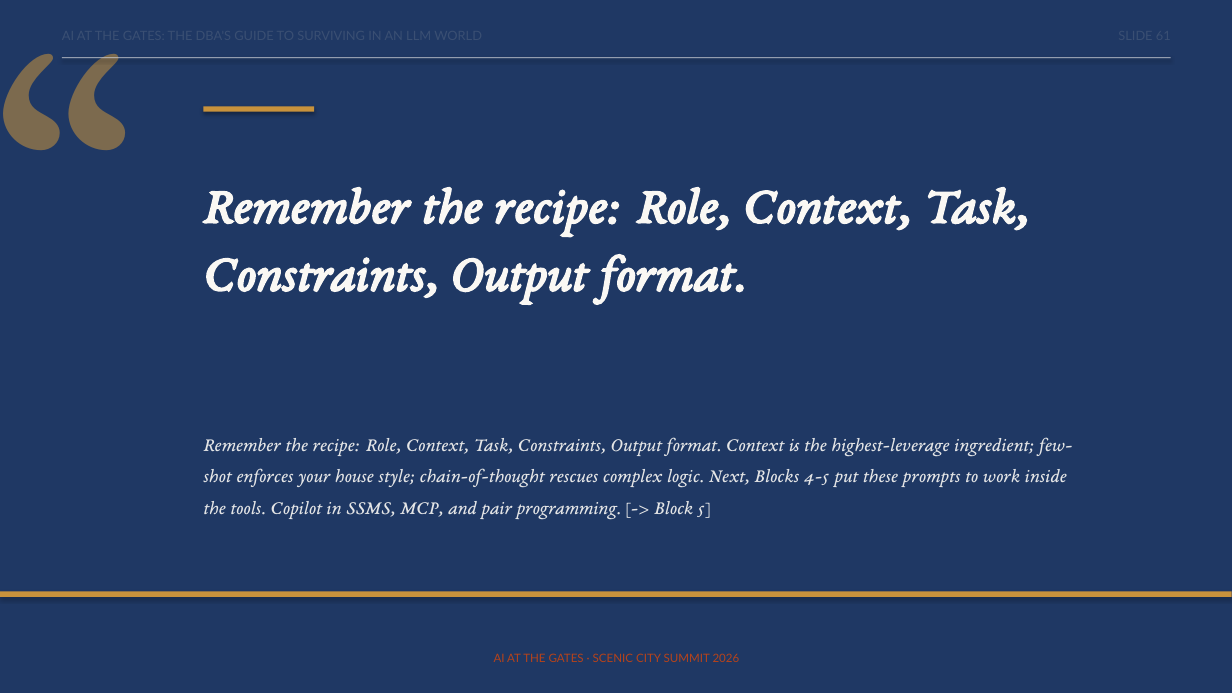
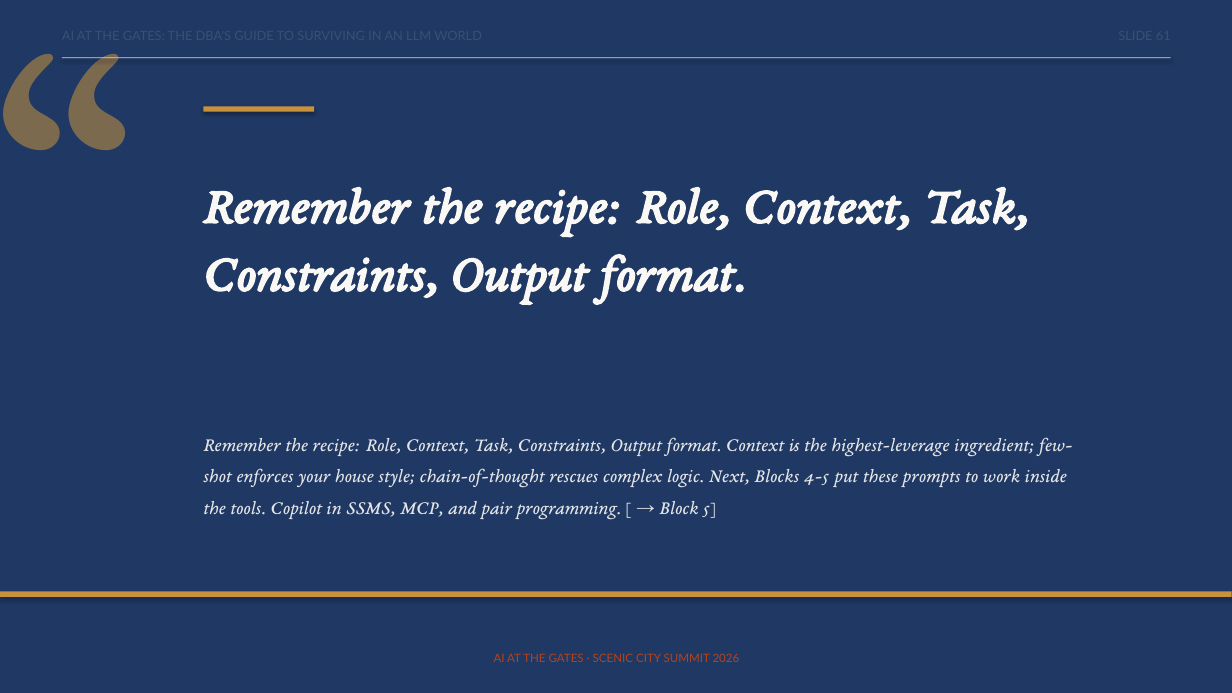
Before and after one commit to feaselkl/AI-at-the-Gates, a slide deck: slide 61 of slides/scenic-city-aigates-precon_plus_5_3.pptx. Drawn at 1232x693 pixels with LibreOffice and Linux fonts; fonts in the diff are those of the drawing. Boxes give left, top, right and bottom in pixels: in the first picture for what was removed or moved away, otherwise in the second. Text is boxed around its words. In the diff, an @@ line names an element or a change of style, - is before the commit and + after.

```diff
--- a/slides/scenic-city-aigates-precon_plus_5_3.pptx
+++ b/slides/scenic-city-aigates-precon_plus_5_3.pptx
@@ text at box(203, 437, 1073, 519): text changed @@
-Remember the recipe: Role, Context, Task, Constraints, Output format. Context is the highest-leverage ingredient; few-shot enforces your house style; chain-of-thought rescues complex logic. Next, Blocks 4-5 put these prompts to work inside the tools. Copilot in SSMS, MCP, and pair programming. [-> Block 5]
+Remember the recipe: Role, Context, Task, Constraints, Output format. Context is the highest-leverage ingredient; few-shot enforces your house style; chain-of-thought rescues complex logic. Next, Blocks 4-5 put these prompts to work inside the tools. Copilot in SSMS, MCP, and pair programming. [ → Block 5]
```
Also in this commit, not shown: 3 other slides changed.
